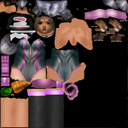
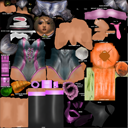
Two versions of the same layered image (128x128). Layer-by-layer changes:
added layer "Layer 2" above "Layer 1" over (x1=0, y1=0, x2=128, y2=128)
